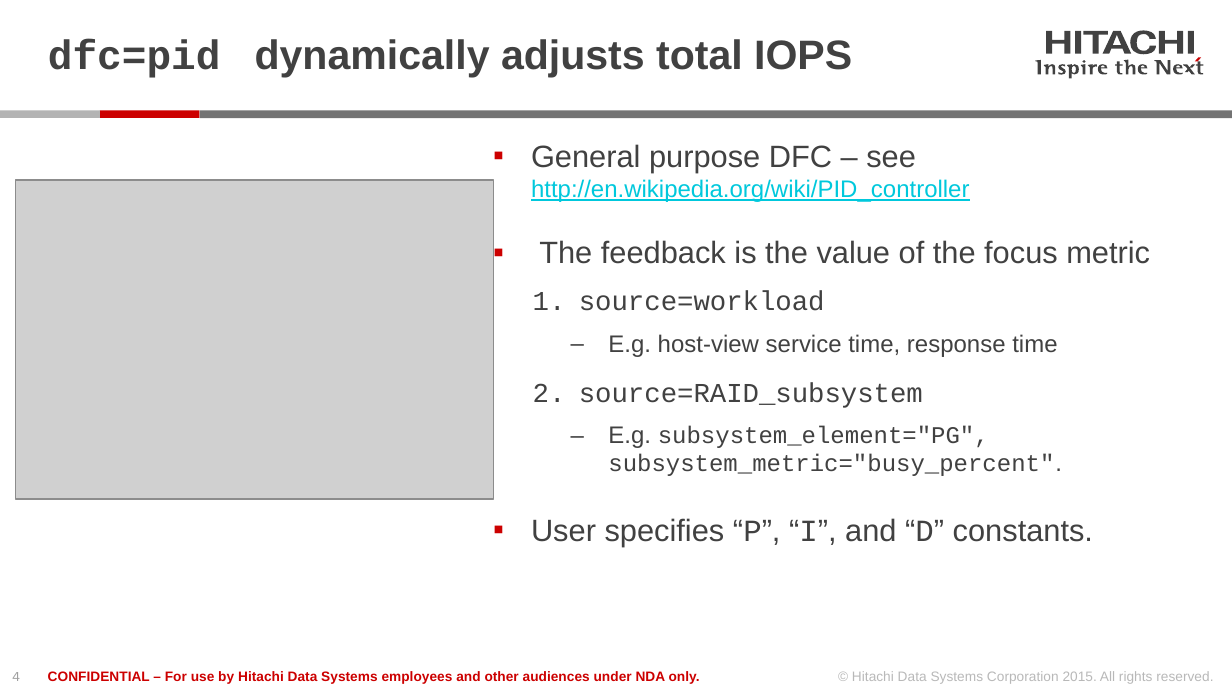
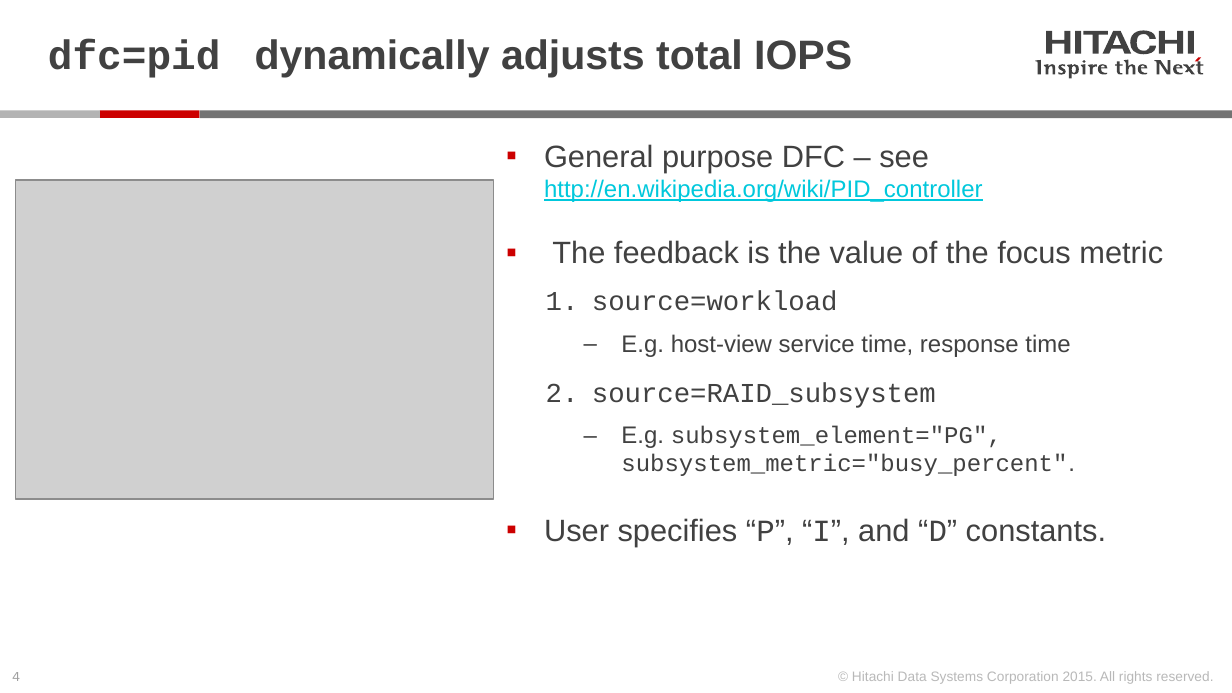
Before and after one commit to Hitachi-Data-Systems/ivy, a slide deck: slide 4 of doc/14.go_measure_and_pid.pptx. Drawn at 1232x693 pixels with LibreOffice and Linux fonts; fonts in the diff are those of the drawing; grey boxes stand for pictures. Boxes give left, top, right and bottom in pixels: in the first picture for what was removed or moved away, otherwise in the second. Text is boxed around its words. In the diff, an @@ line names an element or a change of style, - is before the commit and + after.

Commit message:
remove confidentiality footer on some slides

```diff
--- a/doc/14.go_measure_and_pid.pptx
+++ b/doc/14.go_measure_and_pid.pptx
@@ text "General purpose DFC – see ...": place and size @@
-text "General purpose DFC – see ..." at [531, 144, 1150, 547]
+text "General purpose DFC – see ..." at [544, 144, 1163, 547]
@@ text removed at [48, 671, 700, 684] @@
-CONFIDENTIAL – For use by Hitachi Data Systems employees and other audiences under NDA only.
```
Also in this commit, not shown: 7 other slides changed, 5 other files.
